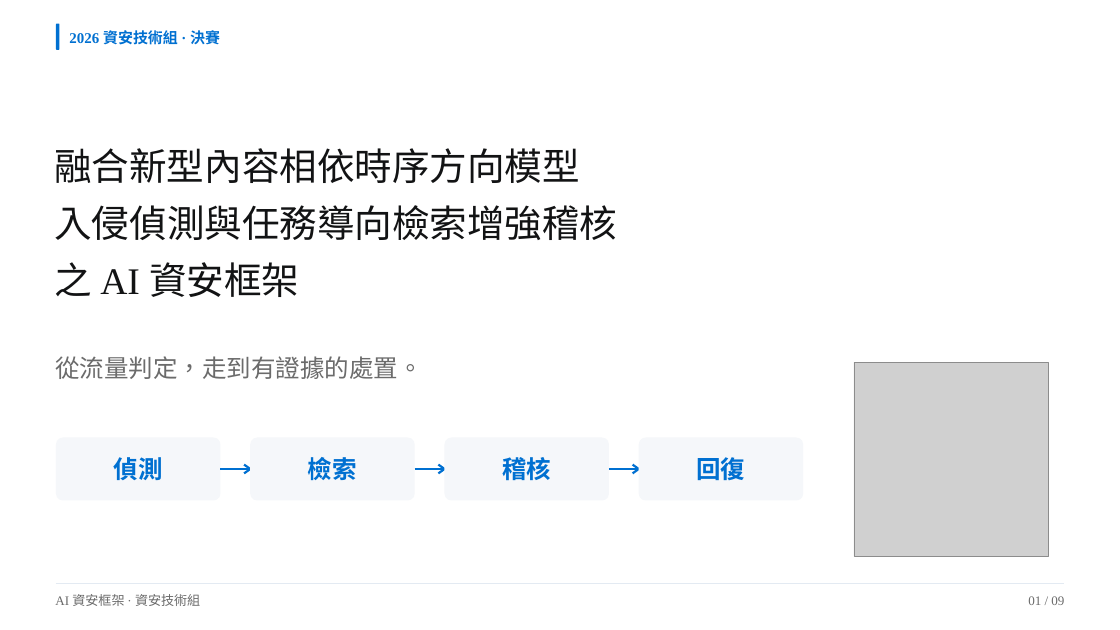
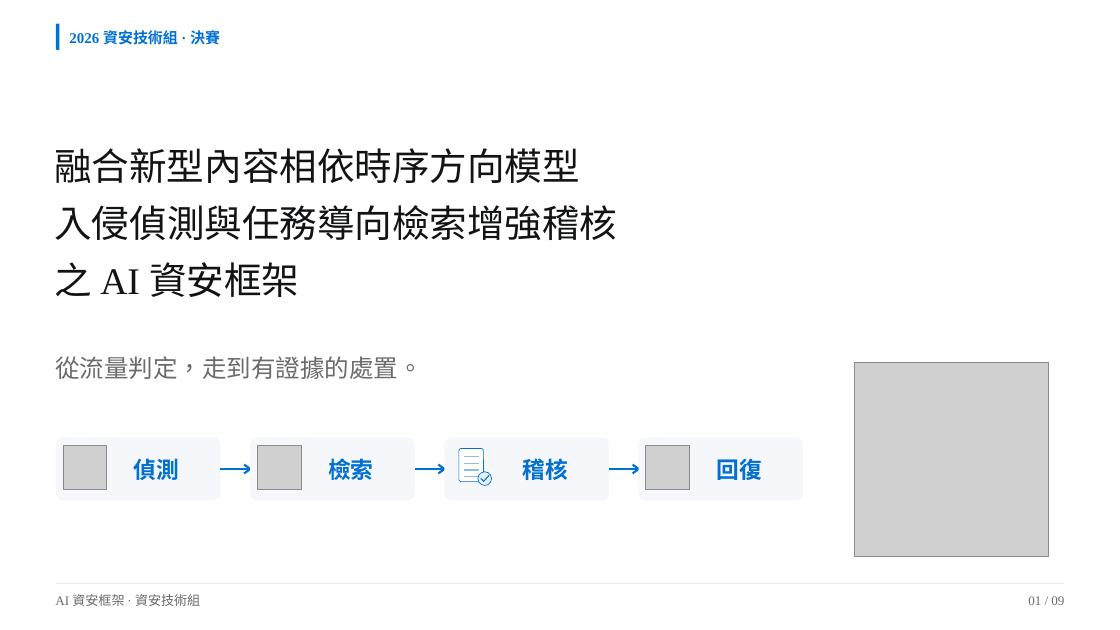
Before and after one commit to Lily09-project/innoserve-competition, a slide deck: slide 1 of deliverables/決賽簡報_AI資安框架.pptx. Drawn at 1120x630 pixels with LibreOffice and Linux fonts; fonts in the diff are those of the drawing; grey boxes stand for pictures. Boxes give left, top, right and bottom in pixels: in the first picture for what was removed or moved away, otherwise in the second. Text is boxed around its words. In the diff, an @@ line names an element or a change of style, - is before the commit and + after.

```diff
--- a/deliverables/決賽簡報_AI資安框架.pptx
+++ b/deliverables/決賽簡報_AI資安框架.pptx
@@ group added at [63,445,690,489]: 6 freeform shapes, 3 pictures, 1 rounded rectangle, 1 ellipse @@
@@ size 21 to 19.5 pt in 4 elements at [328,458,374,480], [522,458,568,480], [717,459,763,480], [134,458,180,480] @@
@@ text "偵測": place and size @@
-text "偵測" at [114,457,163,480]
+text "偵測" at [134,458,180,480]
@@ text "檢索": place and size @@
-text "檢索" at [308,457,357,480]
+text "檢索" at [328,458,374,480]
@@ text "稽核": place and size @@
-text "稽核" at [502,457,551,480]
+text "稽核" at [522,458,568,480]
@@ text "回復": place and size @@
-text "回復" at [696,457,745,480]
+text "回復" at [717,459,763,480]
```
Also in this commit, not shown: 8 other slides changed, 16 other files.
